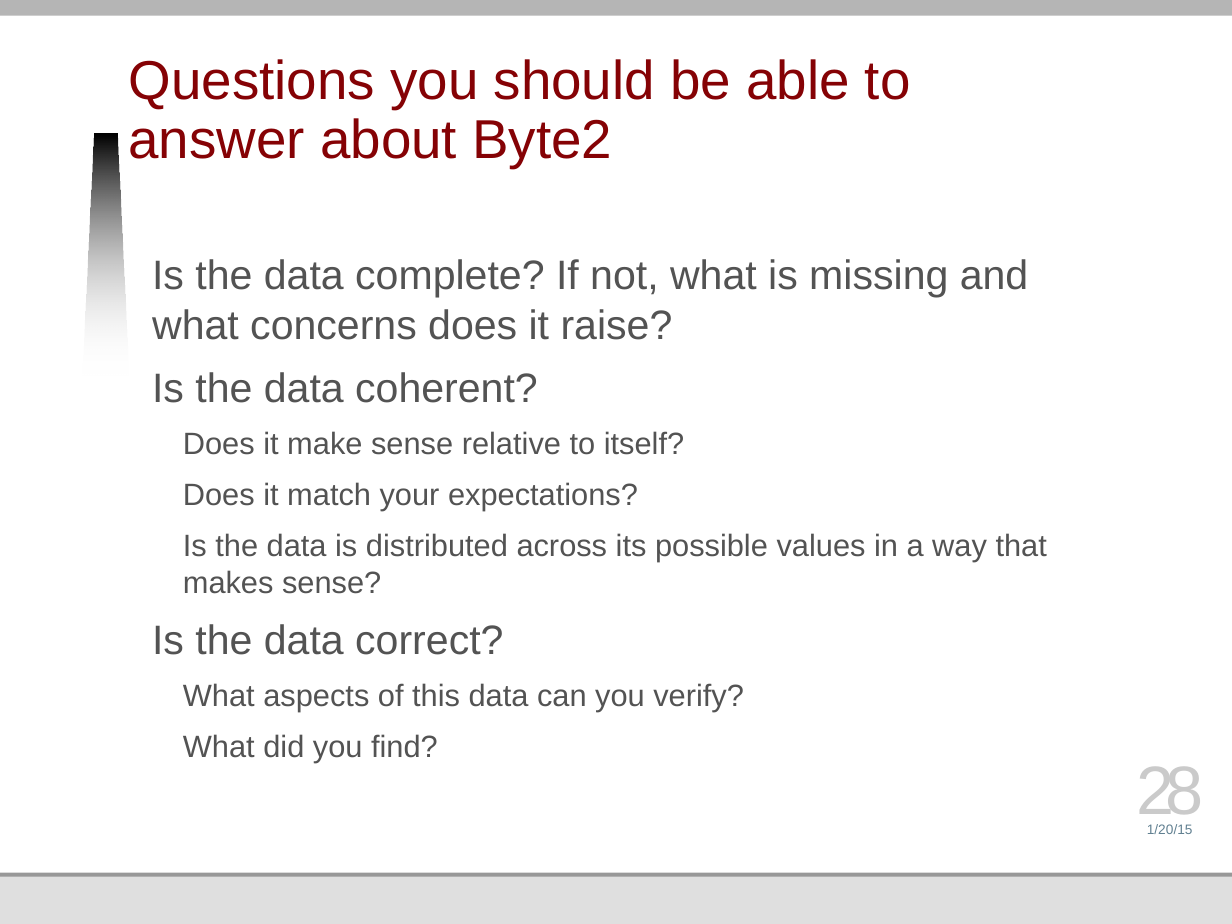
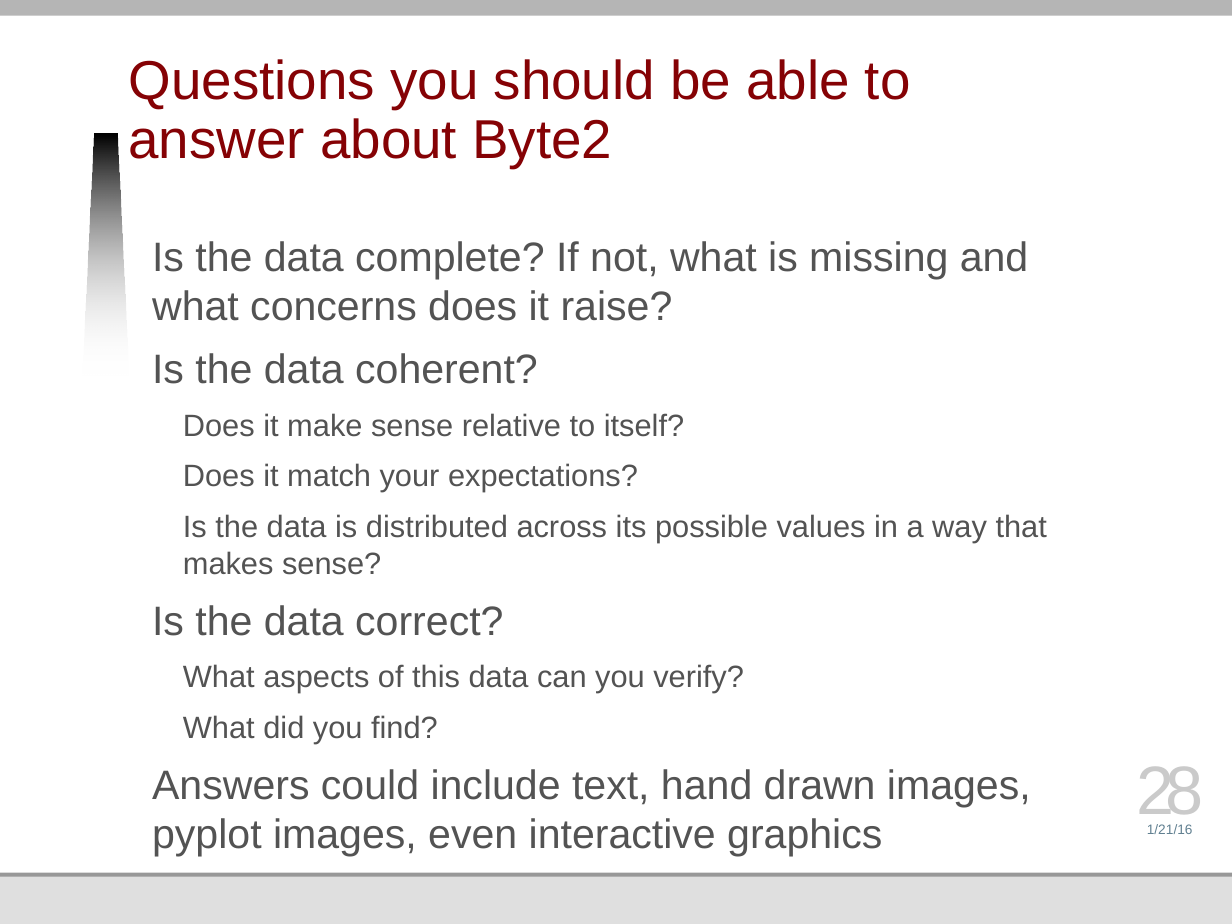
Before and after one commit to jmankoff/data, a slide deck: slide 28 of Lectures/Byte 2.pptx. Drawn at 1232x924 pixels with LibreOffice and Linux fonts; fonts in the diff are those of the drawing; background and template pictures are left out. Boxes give left, top, right and bottom in pixels: in the first picture for what was removed or moved away, otherwise in the second. Text is boxed around its words. In the diff, an @@ line names an element or a change of style, - is before the commit and + after.

Commit message:
Byte 2 assignment details.

```diff
--- a/Lectures/Byte 2.pptx
+++ b/Lectures/Byte 2.pptx
@@ text "Is the data complete? If ...": place and size @@
-text "Is the data complete? If ..." at [152,259,1047,762]
+text "Is the data complete? If ..." at [152,241,1047,807]
@@ text at [152,769,1031,807]: paragraph added @@
+Answers could include text, hand drawn images, pyplot images, even interactive graphics
@@ text at [1147,824,1193,834]: text changed @@
-1/20/15
+1/21/16
```
Also in this commit, not shown: 28 other slides changed.
